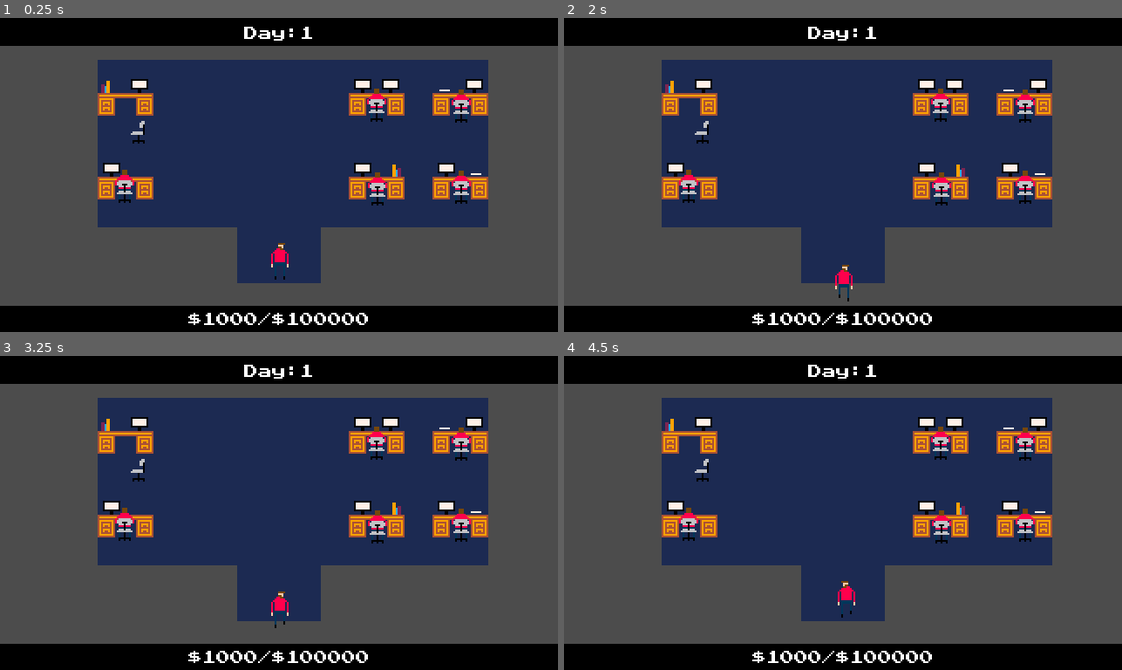
Above: before the commit, frames 1-4 (two rows, left to right).
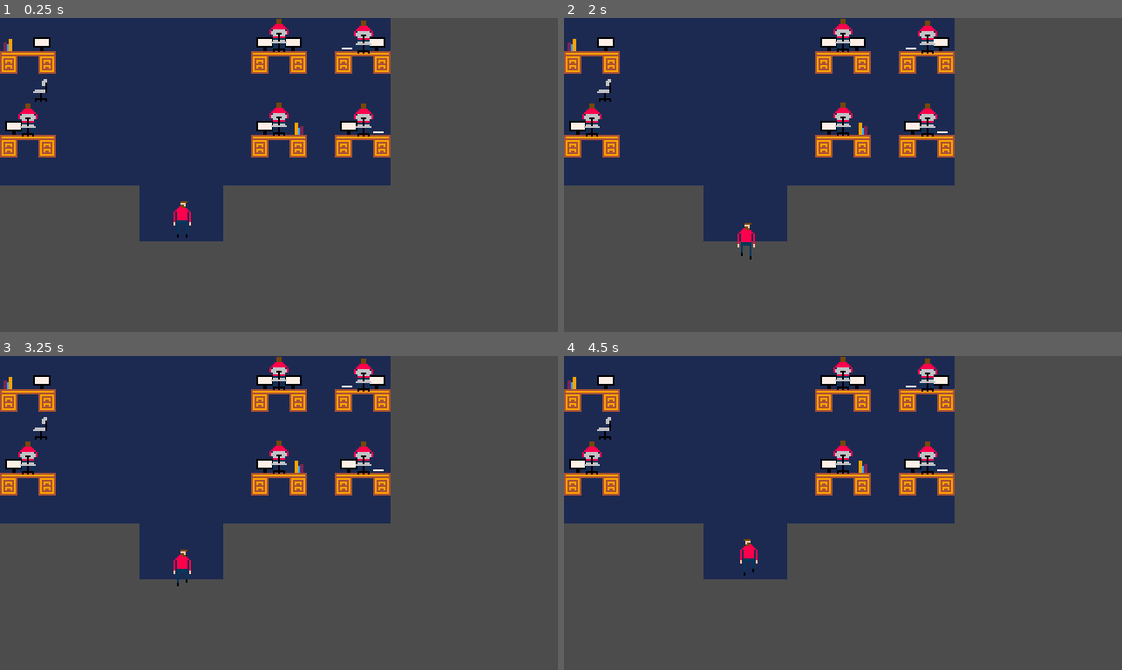
Above: after the commit, the same moments.

Repository: qhoang85/LD47
Game: Godot game, scene res://scenes/office.tscn
Two runs of this game, one before a commit and one after it. Both use one fixed random seed, a clock stepped at 60 frames per second and the inputs below. This scene is started directly instead of the project's main scene.
Inputs (mouse positions are in pixels of both pictures, inside the frame that each line leads up to):
- Up to frame 1 (0.25 s): no input
- Up to frame 2 (2 s): tap Enter at 0.5 s; move the mouse to (965, 159) at 0.52 s; hold D (player_right) 0.53-1.28 s; hold Space (player_use) 0.53-1.28 s; click (965, 159) at 0.67 s; move the mouse to (731, 190) at 1.27 s; hold S (player_down) from 1.28 s (still down); tap Space (player_use) at 1.35 s
- Up to frame 3 (3.25 s): move the mouse to (334, 443) at 2.02 s; release S (player_down) at 2.03 s; hold D (player_right) 2.03-2.78 s; hold Space (player_use) 2.03-2.78 s; tap Enter at 2.75 s; move the mouse to (251, 575) at 2.77 s; hold W (player_up) from 2.78 s (still down); tap Space (player_use) at 2.85 s; click (251, 575) at 2.92 s
- Up to frame 4 (4.5 s): move the mouse to (1010, 560) at 3.52 s; release W (player_up) at 3.53 s; hold Space (player_use) 3.53-4.28 s; hold A (player_left) from 3.53 s (still down); move the mouse to (675, 465) at 4.27 s; tap Space (player_use) at 4.35 s

The runs differ from the first frame. In frame 1, 49% of the frame differs, in the area x 0-100%, y 0-100%; in frame 2, 49%; in frame 3, 49%; in frame 4, 49%.

Commit message:
To master

Diff:
--- a/scenes/office.tscn
+++ b/scenes/office.tscn
@@ -1,16 +1,11 @@
-[gd_scene load_steps=6 format=2]
+[gd_scene load_steps=5 format=2]
 
 [ext_resource path="res://graphics/spriteset.tres" type="TileSet" id=1]
 [ext_resource path="res://graphics/tileset.tres" type="TileSet" id=2]
 [ext_resource path="res://prefabs/player.tscn" type="PackedScene" id=3]
 [ext_resource path="res://prefabs/drone.tscn" type="PackedScene" id=4]
-[ext_resource path="res://ui/ui.tscn" type="PackedScene" id=5]
 
 [node name="Node2D" type="Node2D"]
-position = Vector2( 56, 24 )
-__meta__ = {
-"_edit_group_": true
-}
 
 [node name="TileMap" type="Node2D" parent="."]
 
@@ -31,18 +26,16 @@
 position = Vector2( 104.644, 116.162 )
 
 [node name="Drone" parent="TileMap/SpriteMap" instance=ExtResource( 4 )]
-position = Vector2( 15.9936, 82.5912 )
+position = Vector2( 16.381, 68.644 )
 
 [node name="Drone2" parent="TileMap/SpriteMap" instance=ExtResource( 4 )]
-position = Vector2( 160.943, 84.0933 )
+position = Vector2( 160.556, 68.0153 )
 
 [node name="Drone3" parent="TileMap/SpriteMap" instance=ExtResource( 4 )]
-position = Vector2( 208.758, 83.0919 )
+position = Vector2( 209.145, 68.7573 )
 
 [node name="Drone4" parent="TileMap/SpriteMap" instance=ExtResource( 4 )]
-position = Vector2( 208.758, 36.2776 )
+position = Vector2( 208.952, 21.1681 )
 
 [node name="Drone5" parent="TileMap/SpriteMap" instance=ExtResource( 4 )]
-position = Vector2( 160.442, 35.7769 )
-
-[node name="UI" parent="." instance=ExtResource( 5 )]
+position = Vector2( 160.442, 20.0863 )
